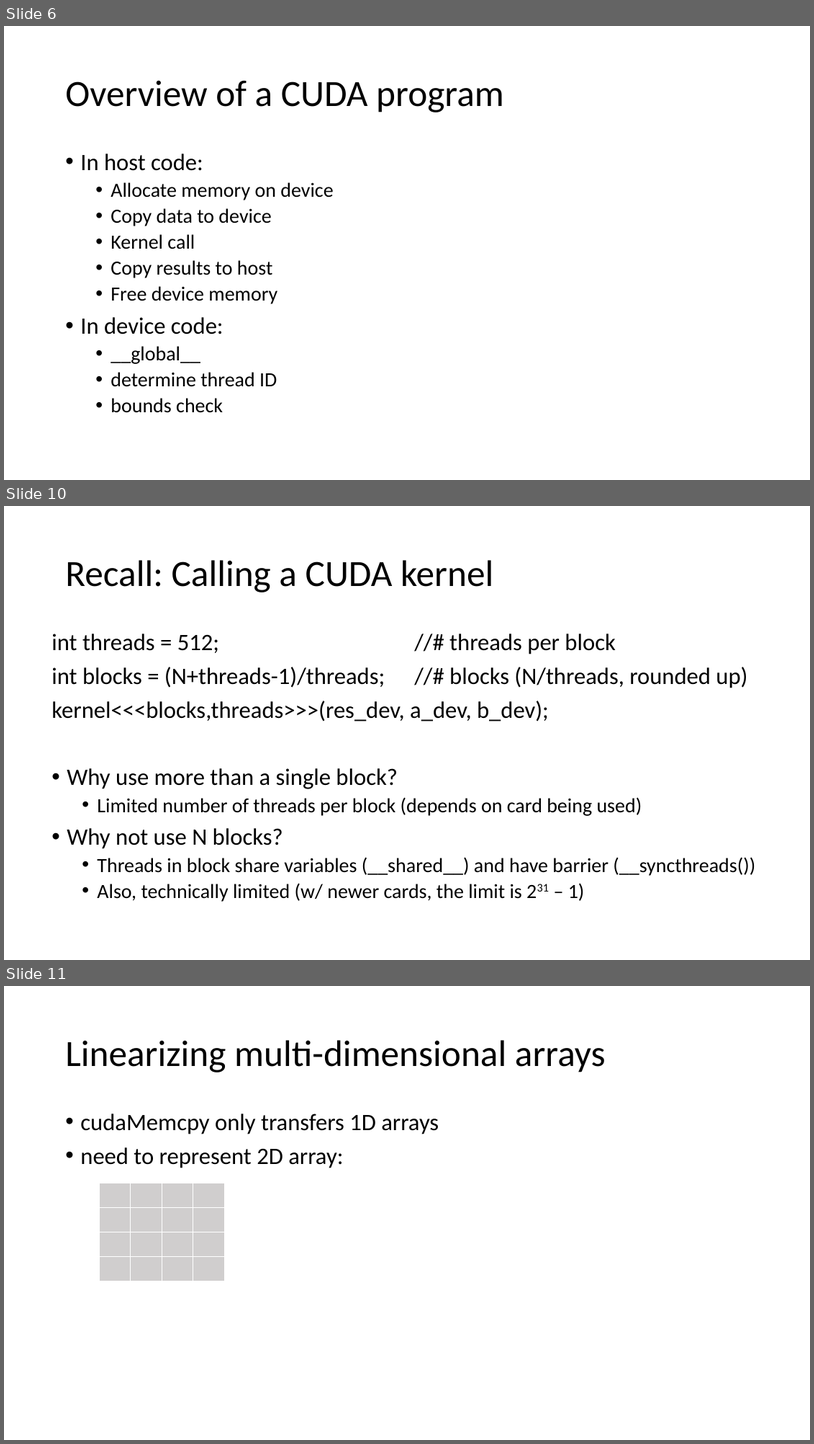
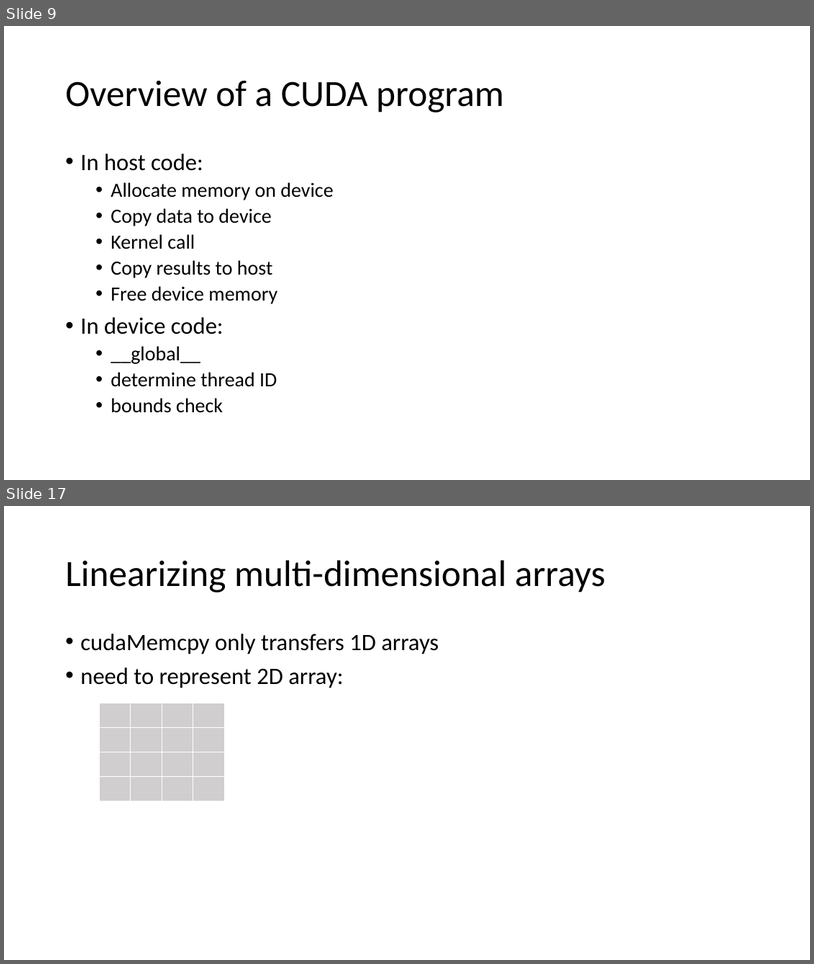
Before and after one commit to TeachingUndergradsCHC/modules, a slide deck: Programming/cuda/lecture_slides.pptx. Shown one above the other, each under a label of ours: slides 6, 10 and 11 before the commit, slides 9 and 17 after it; the slides between them are not shown. The pictures are 814x1444 and 814x964 pixels, drawn with LibreOffice and Linux fonts; fonts in the diff are those of the drawing. Boxes give left, top, right and bottom in pixels: in the first picture for what was removed or moved away, otherwise in the second. Text is boxed around its words. In the diff, an @@ line names an element or a change of style, - is before the commit and + after.

```diff
--- a/Programming/cuda/lecture_slides.pptx
+++ b/Programming/cuda/lecture_slides.pptx
@@ slide 10 removed at [4, 506, 810, 960], background #FFFFFF @@
@@ title removed at [65, 560, 494, 592] @@
-Recall: Calling a CUDA kernel
@@ text removed at [52, 633, 756, 901] @@
-int threads = 512; //# threads per block
-int blocks = (N+threads-1)/threads; //# blocks (N/threads, rounded up)
-kernel<<<blocks,threads>>>(res_dev, a_dev, b_dev);
-• Why use more than a single block?
-  • Limited number of threads per block (depends on card being used)
-• Why not use N blocks?
-  • Threads in block share variables (__shared__) and have barrier (__syncthreads())
-  • Also, technically limited (w/ newer cards, the limit is 231 – 1)
@@ what was slide 6 is now slide 9 @@
@@ what was slide 11 is now slide 17 @@
```
Also in this commit, not shown: 2 slides changed, 9 slides added, 2 other slides removed, 3 other files.
